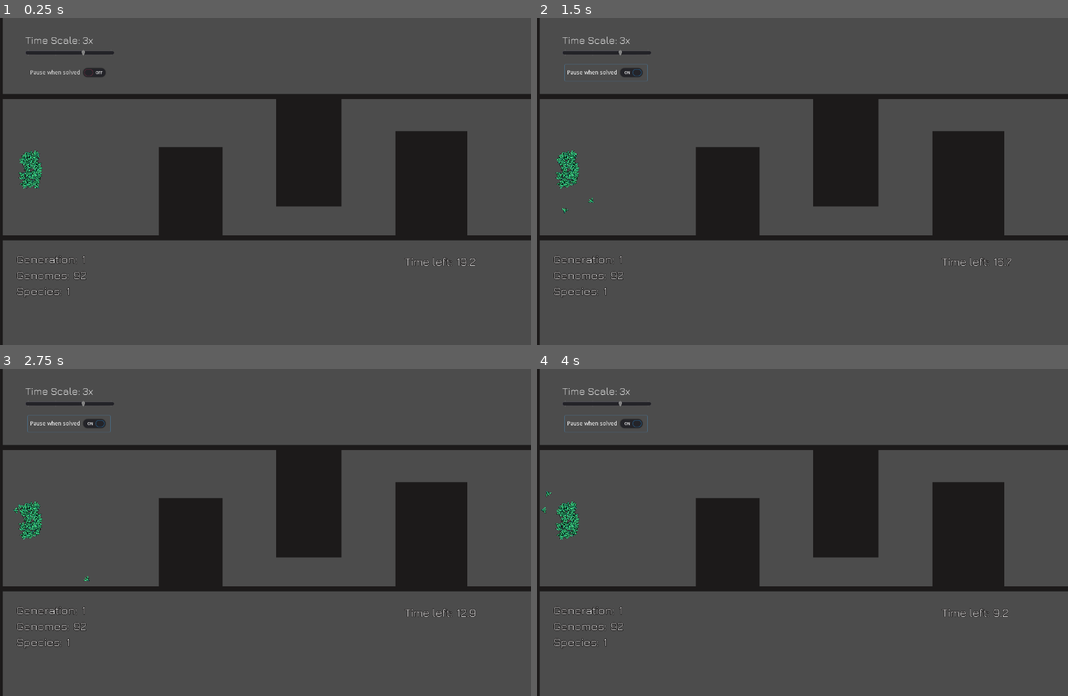
Above: before the commit, frames 1-4 (two rows, left to right).
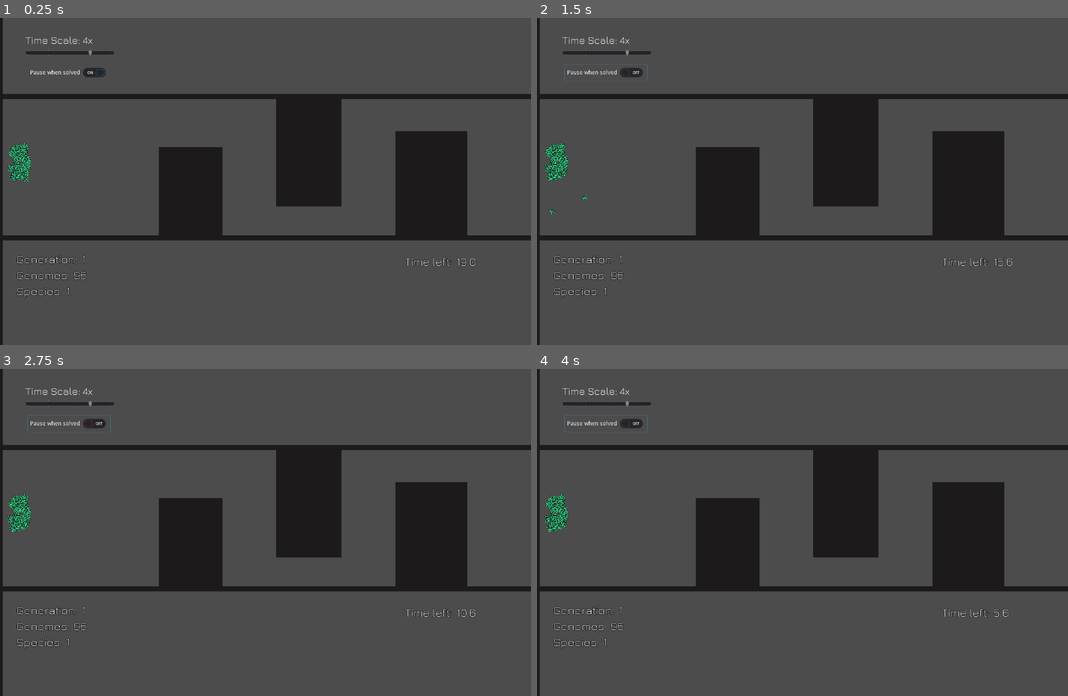
Above: after the commit, the same moments.

Repository: a0x77ry/plasmata
Game: Godot game, scene res://level1.tscn
The game is run twice, just before and just after one commit, with the same random seed, the same clock (stepped at 60 frames per second) and the same inputs.
Inputs:
- Up to frame 1 (0.25 s): no input
- Up to frame 2 (1.5 s): tap Enter (ui_accept) at 0.5, 0.6, 0.77, 1.07 s; click "Pause when solved" at 1.25 s
- Up to frame 3 (2.75 s): no input
- Up to frame 4 (4 s): no input

The runs differ from the first frame. In frame 1, 0.7% of the frame differs, in the area x 1-90%, y 5-81%; in frame 2, 0.7%; in frame 3, 0.7%; in frame 4, 0.7%.

Commit message:
Fix a bug in ray casts

Diff:
--- a/agent.tscn
+++ b/agent.tscn
@@ -36,12 +36,12 @@
 cast_to = Vector2( 0, 300 )
 collision_mask = 2
 
-[node name="ray_f_up" type="RayCast2D" parent="."]
+[node name="ray_f_up_right" type="RayCast2D" parent="."]
 enabled = true
 cast_to = Vector2( 200, -200 )
 collision_mask = 2
 
-[node name="ray_f_down" type="RayCast2D" parent="."]
+[node name="ray_f_down_right" type="RayCast2D" parent="."]
 enabled = true
 cast_to = Vector2( 200, 200 )
 collision_mask = 2
--- a/level1.tscn
+++ b/level1.tscn
@@ -9,6 +9,11 @@
 
 [sub_resource type="RectangleShape2D" id=2]
 extents = Vector2( 10, 169.5 )
+
+[sub_resource type="Curve2D" id=4]
+_data = {
+"points": PoolVector2Array( 0, 0, 0, 0, 61, 253, 0, 0, 0, 0, 309, 258, 0, 0, 0, 0, 316, 159, 0, 0, 0, 0, 597, 159, 0, 0, 0, 0, 625, 402, 0, 0, 0, 0, 885, 400, 0, 0, 0, 0, 913, 135, 0, 0, 0, 0, 1184, 136, 0, 0, 0, 0, 1209, 363, 0, 0, 0, 0, 1287, 359 )
+}
 
 [sub_resource type="DynamicFont" id=3]
 size = 28
@@ -60,14 +65,11 @@
 size = 25
 font_data = ExtResource( 1 )
 
-[sub_resource type="Curve2D" id=4]
-_data = {
-"points": PoolVector2Array( 0, 0, 0, 0, 61, 253, 0, 0, 0, 0, 309, 258, 0, 0, 0, 0, 316, 159, 0, 0, 0, 0, 611, 158, 0, 0, 0, 0, 612, 402, 0, 0, 0, 0, 895, 400, 0, 0, 0, 0, 895, 138, 0, 0, 0, 0, 1207, 134, 0, 0, 0, 0, 1209, 363, 0, 0, 0, 0, 1287, 359 )
-}
-
 [node name="Level1" type="Node2D" groups=["level"]]
 position = Vector2( -1, 100 )
 script = ExtResource( 3 )
+
+[node name="Agents" type="Node2D" parent="."]
 
 [node name="Walls" type="Node2D" parent="."]
 
@@ -121,13 +123,12 @@
 scale = Vector2( 11.8, 1 )
 
 [node name="SpawningArea" type="Area2D" parent="."]
-position = Vector2( 76, 270 )
+position = Vector2( 49, 252 )
 __meta__ = {
 "_edit_group_": true
 }
 
 [node name="CollisionShape2D" type="CollisionShape2D" parent="SpawningArea"]
-position = Vector2( -27.5, -15 )
 shape = SubResource( 1 )
 
 [node name="FinishLine" type="Area2D" parent="."]
@@ -144,6 +145,9 @@
 wait_time = 20.0
 one_shot = true
 autostart = true
+
+[node name="Path2D" type="Path2D" parent="."]
+curve = SubResource( 4 )
 
 [node name="UI" type="Control" parent="."]
 margin_right = 40.0
@@ -352,9 +356,9 @@
 margin_right = 218.0
 margin_bottom = 75.0
 min_value = 1.0
-max_value = 4.0
-value = 3.0
-tick_count = 4
+max_value = 5.0
+value = 4.0
+tick_count = 5
 ticks_on_borders = true
 
 [node name="PauseWhenSolved" type="HBoxContainer" parent="UI"]
@@ -368,10 +372,8 @@
 margin_left = 31.0
 margin_right = 233.0
 margin_bottom = 40.0
+pressed = true
 text = "Pause when solved"
-
-[node name="Path2D" type="Path2D" parent="."]
-curve = SubResource( 4 )
 
 [connection signal="body_entered" from="FinishLine" to="." method="_on_FinishLine_body_entered"]
 [connection signal="timeout" from="Timer" to="." method="_on_Timer_timeout"]
--- a/scripts/agent.gd
+++ b/scripts/agent.gd
@@ -14,13 +14,13 @@
 const TIME_TO_FITNESS_MULTIPLICATOR = 120
 
 onready var ray_forward = get_node("ray_forward")
-onready var ray_f_up = get_node("ray_f_up")
-onready var ray_f_down = get_node("ray_f_down")
+onready var ray_f_up_right = get_node("ray_f_up_right")
+onready var ray_f_down_right = get_node("ray_f_down_right")
 # onready var timer = get_parent().get_node("Timer")
 onready var timer = get_tree().get_root().get_node("Level1/Timer")
 onready var level_width = get_tree().get_root().size.x
 onready var level_height = get_tree().get_root().size.y
-onready var curve = get_parent().get_node("Path2D").curve
+onready var curve = get_parent().get_parent().get_node("Path2D").curve
 
 var nn_rotation := 0.0
 var nn_speed := 0.0
@@ -80,19 +80,21 @@
     # ray_f_distance = distance / ray_forward.cast_to.x
     ray_f_distance = (ray_forward.cast_to.x - distance) / ray_forward.cast_to.x
 
-  var ray_f_up_distance = 0.0
-  if ray_f_up.is_colliding():
-    var distance = global_position.distance_to(ray_f_up.get_collision_point())
-    var ray_length = Vector2.ZERO.distance_to(Vector2(ray_f_up.cast_to.x, ray_f_up.cast_to.y))
+  var ray_f_up_right_distance = 0.0
+  if ray_f_up_right.is_colliding():
+    var distance = global_position.distance_to(ray_f_up_right.get_collision_point())
+    var ray_length = Vector2.ZERO.distance_to(Vector2(ray_f_up_right.cast_to.x,
+        ray_f_up_right.cast_to.y))
     # ray_f_up_distance = distance / ray_length
-    ray_f_up_distance = (ray_length - distance) / ray_length
+    ray_f_up_right_distance = (ray_length - distance) / ray_length
 
-  var ray_f_down_distance = 0.0
-  if ray_f_down.is_colliding():
-    var distance = global_position.distance_to(ray_f_down.get_collision_point())
-    var ray_length = Vector2.ZERO.distance_to(Vector2(ray_f_down.cast_to.x, ray_f_up.cast_to.y))
+  var ray_f_down_right_distance = 0.0
+  if ray_f_down_right.is_colliding():
+    var distance = global_position.distance_to(ray_f_down_right.get_collision_point())
+    var ray_length = Vector2.ZERO.distance_to(Vector2(ray_f_down_right.cast_to.x,
+        ray_f_down_right.cast_to.y))
     # ray_f_down_distance = distance / ray_length
-    ray_f_down_distance = (ray_length - distance) / ray_length
+    ray_f_down_right_distance = (ray_length - distance) / ray_length
 
   var fitness = curve.get_closest_offset(position) / curve.get_baked_length()
 
@@ -100,8 +102,8 @@
       "inverse_rotation": invrot,
       "time_since_birth": time_since_birth, "pos_x": norm_pos_x,
       "pos_y": norm_pos_y, "ray_f_distance": ray_f_distance,
-      "ray_f_up_distance": ray_f_up_distance,
-      "ray_f_down_distance": ray_f_down_distance,
+      "ray_f_up_right_distance": ray_f_up_right_distance,
+      "ray_f_down_right_distance": ray_f_down_right_distance,
       "fitness": fitness}
 
   var activated_input_dict := {}
--- a/scripts/genome.gd
+++ b/scripts/genome.gd
@@ -8,6 +8,7 @@
 const ORIGINAL_WEIGHT_VALUE_LIMIT = 2.0
 const ADD_LINK_RATE = 0.3
 const ADD_NODE_RATE = 0.15 # original : 0.25
+const NEGATIVE_RATE = 0.1
 
 var input_nodes
 var hidden_nodes
@@ -30,12 +31,13 @@
   output_nodes = _output_nodes
   links = _links
   fitness = _fitness
-
   gen_num = population.generation
 
+  # input_nodes.append(InputNode.new(population.add_UIN(0), "bias"))
+
 
 func init_io_nodes(input_names: Array, output_names: Array):
-  var i := 0
+  var i := 1 # Because 0 is the bias node
   for i_name in input_names:
     input_nodes.append(InputNode.new(population.add_UIN(i), i_name))
     i += 1
--- a/scripts/level1.gd
+++ b/scripts/level1.gd
@@ -16,6 +16,7 @@
 onready var time_scale_label = get_node("UI/TimeScale/TimeScaleLabel")
 onready var FF_slider = get_node("UI/TimeScale/FFSlider")
 onready var pause_when_solved_button = get_node("UI/PauseWhenSolved/CheckButton")
+onready var agents_node = get_node("Agents")
 
 var population
 var number_of_agents
@@ -31,8 +32,8 @@
   "pos_x",
   "pos_y",
   "ray_f_distance",
-  "ray_f_up_distance",
-  "ray_f_down_distance",
+  "ray_f_up_right_distance",
+  "ray_f_down_right_distance",
   "fitness"
 ]
 var output_names = [
@@ -43,6 +44,7 @@
 func _ready():
   randomize()
   init_population()
+  set_time_scale(Main.TIME_SCALE)
   do_pause_when_solved = pause_when_solved_button.pressed
 
 
@@ -117,7 +119,7 @@
     agent.timer = get_node("Timer")
     agents.append(agent)
     agent.add_to_group("agents")
-    add_child(agent)
+    agents_node.add_child(agent)
 
 
 func pause(is_paused):
@@ -125,6 +127,11 @@
     pause_message.visible = true
   else:
     pause_message.visible = false
+
+
+func set_time_scale(value):
+  Main.change_time_scale(value)
+  time_scale_label.text = "Time Scale: %sx" % value
 
 
 func _on_FinishLine_body_entered(body:Node):
@@ -150,5 +157,4 @@
 
 
 func _on_FFSlider_value_changed(value):
-  Main.change_time_scale(value)
-  time_scale_label.text = "Time Scale: %sx" % value
+  set_time_scale(value)
--- a/scripts/main.gd
+++ b/scripts/main.gd
@@ -1,6 +1,6 @@
 extends Node2D
 
-const TIME_SCALE = 3
+const TIME_SCALE = 4
 const Population = preload("res://scripts/population.gd")
 
 var level
@@ -9,7 +9,7 @@
 
 
 func _ready():
-  Engine.time_scale = 3
+  Engine.time_scale = TIME_SCALE
   get_level()
 
 
@@ -24,7 +24,7 @@
 
 func pause():
   if is_paused:
-    Engine.time_scale = 3
+    Engine.time_scale = TIME_SCALE
     is_paused = false
     level.pause(false)
   else:
--- a/scripts/neural_network.gd
+++ b/scripts/neural_network.gd
@@ -4,7 +4,7 @@
 const NO_IN := -1
 const THRESHOLD := 1.0
 const E = 2.7182
-const ORIGINAL_WEIGHT_VALUE_LIMIT = 2.0
+const USE_BIAS = false
 
 var random = RandomNumberGenerator.new()
 var input_layer = []
@@ -20,6 +20,10 @@
   genome = _genome
   # starting_link_id = _starting_link_id
   random.randomize()
+
+  # Create the NEAT bias node
+  if USE_BIAS:
+    input_layer.append(InputNode.new(0, "bias", 1.0))
 
   # Create nodes according to the genome (set in agent.gd)
   for input_node_gene in genome.input_nodes:
@@ -82,7 +86,8 @@
 
 func set_input(input_dict: Dictionary):
   for node in input_layer:
-    node.set_value(input_dict[node.get_name()])
+    if node.name != "bias":
+      node.set_value(input_dict[node.get_name()])
 
 
 func get_output() -> Dictionary:
